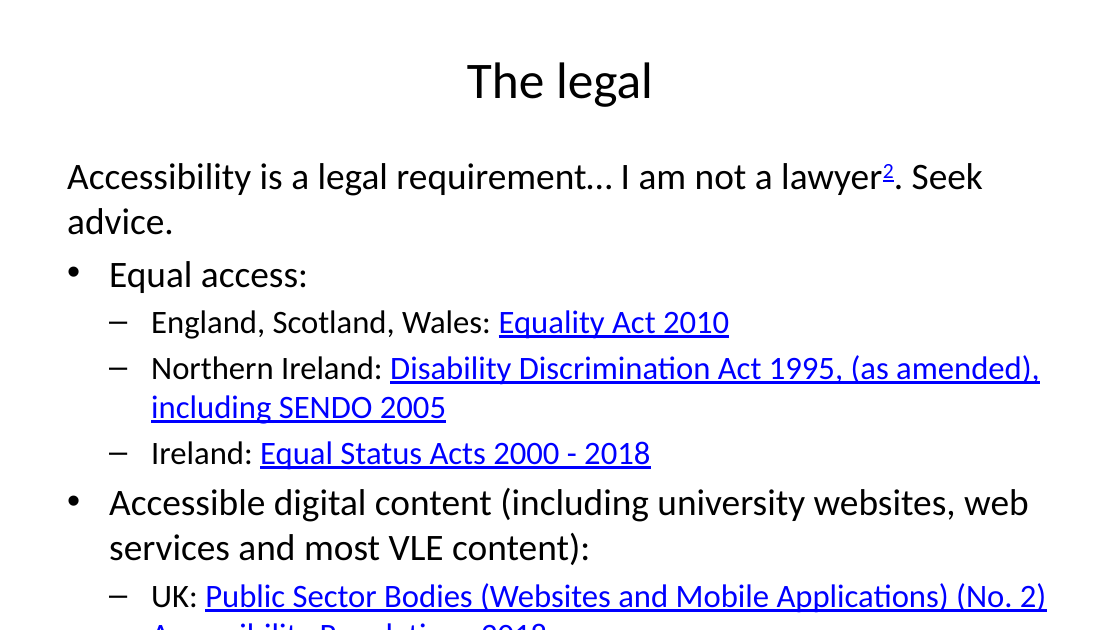
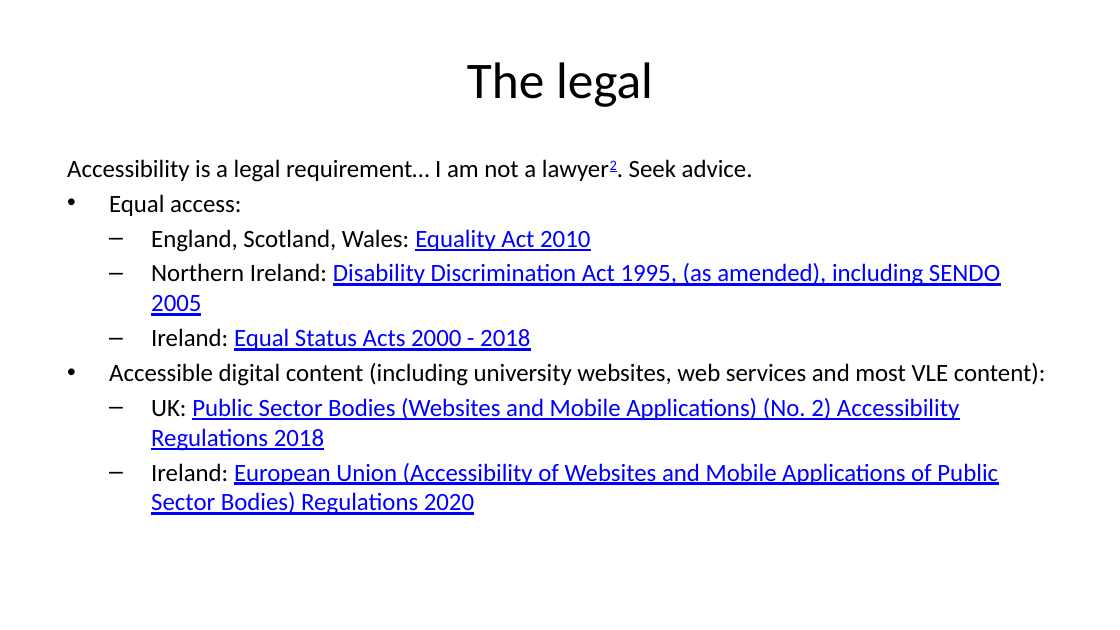
Before and after one commit to STEM-Enable/Quick-introduction-to-accessible-maths-2026, a slide deck: slide 5 of QuickIntroAccessibleMaths.pptx. Drawn at 1120x630 pixels with LibreOffice and Linux fonts; fonts in the diff are those of the drawing. Boxes give left, top, right and bottom in pixels: in the first picture for what was removed or moved away, otherwise in the second. Text is boxed around its words. In the diff, an @@ line names an element or a change of style, - is before the commit and + after.

```diff
--- a/QuickIntroAccessibleMaths.pptx
+++ b/QuickIntroAccessibleMaths.pptx
@@ text "Accessibility is a legal requirement… ..." at bbox=[67, 159, 1046, 515]: size 24 to 16 pt in "Accessibility is a legal requirement… I am ...", "Equal access:", "Accessible digital content (including university websites, w ..."; size 21 to 16 pt in "England, Scotland, Wales: Equality Act 2010", "Northern Ireland: Disability Discrimination Act 1995, (as ...", "Ireland: Equal Status Acts 2000 - 2018", "UK: Public Sector Bodies (Websites and Mobile ..." and 1 more places; less space between paragraphs @@
```
Also in this commit, not shown: 11 other slides changed, 5 other files.
